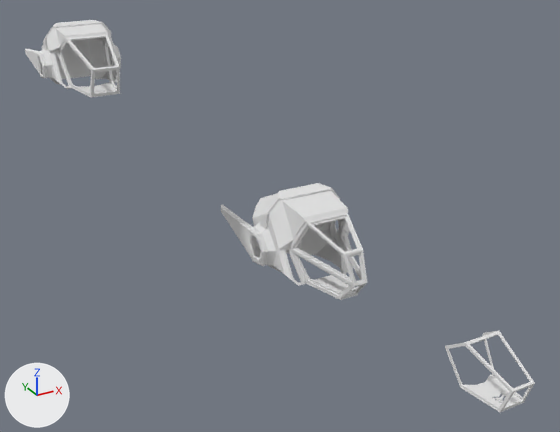
The Blender file 3d_design/helmet/blender/5UN.blend as it was, and as the next commit left it.
Before and after are seen from a 50 mm camera at (-1134.0, -1906.0, 1039.0) aimed at (-262.0, -320.0, 246.0). Arrows for +X, +Y and +Z are at lower left; the lights stay in place. The picture after the commit comes second.

The older version as bpy lines, for what is in view:
```python
me_protogen_head_whole_001 = bpy.data.meshes.new('protogen_head_whole.001')
me_protogen_head_whole_001.from_pydata(...)  # 108 vertices, 186 faces; spans x -89.0..0.0, y -68.0..113.0, z -20.0..273.0
me_protogen_head_whole_004 = bpy.data.meshes.new('protogen_head_whole.004')
me_protogen_head_whole_004.from_pydata(...)  # 411 vertices, 632 faces; spans x -168.0..0.0, y -95.0..145.0, z -235.0..230.0
me_protogen_head_whole_005 = bpy.data.meshes.new('protogen_head_whole.005')
me_protogen_head_whole_005.from_pydata(...)  # 325 vertices, 611 faces; spans x -175.0..0.0, y -95.0..145.0, z -210.0..273.0
ob_protogen_head_whole_001 = bpy.data.objects.new('protogen_head_whole.001', me_protogen_head_whole_001)
ob_protogen_head_whole_001.location = (0.0, -758.0, 0.0)
ob_protogen_head_whole_001.rotation_euler = (1.571, 0.0, 0.0)  # degrees (90, 0, 0)
ob_protogen_head_whole_001.scale = (0.666, 0.666, 0.666)
_m = ob_protogen_head_whole_001.modifiers.new('Mirror', 'MIRROR')
_m.use_clip = True
ob_protogen_head_whole_002 = bpy.data.objects.new('protogen_head_whole.002', me_protogen_head_whole_005)
ob_protogen_head_whole_002.location = (-588.0, 180.0, 573.0)
ob_protogen_head_whole_002.rotation_euler = (1.571, 0.0, 0.0)  # degrees (90, 0, 0)
ob_protogen_head_whole_002.scale = (0.716, 0.716, 0.716)
_m = ob_protogen_head_whole_002.modifiers.new('Mirror', 'MIRROR')
_m.use_clip = True
ob_protogen_head_whole_003 = bpy.data.objects.new('protogen_head_whole.003', me_protogen_head_whole_004)
ob_protogen_head_whole_003.location = (0.0, -58.0, -12.0)
ob_protogen_head_whole_003.rotation_euler = (1.571, 0.0, 0.0)  # degrees (90, 0, 0)
ob_protogen_head_whole_003.scale = (1.14, 1.14, 1.14)
_m = ob_protogen_head_whole_003.modifiers.new('Mirror', 'MIRROR')
_m.use_clip = True
```
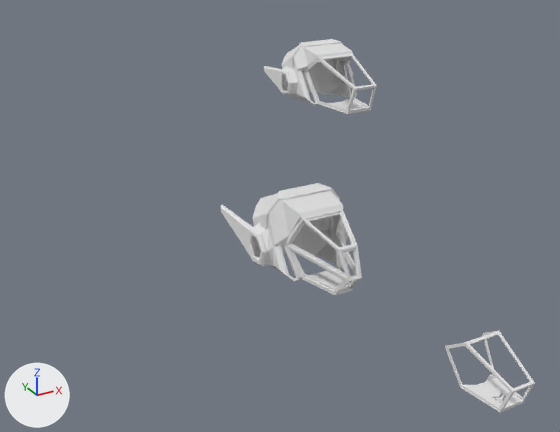
Commit message: slight adjustments

What differs and where, as boxes [x1, y1, x2, y2] in the pictures (560 x 432 px; the box of a moved part takes in the faces that stretch with it):
'protogen_head_whole.003', reshaped: before [221, 183, 368, 300]; after [221, 183, 362, 295]
'protogen_head_whole.002', moved: before [25, 20, 121, 97]; after [264, 39, 377, 114]
part 1 of me_protogen_head_whole_004, moved or reshaped: before [263, 191, 368, 300]; after [263, 191, 362, 295]

Diff of the bpy script that builds the scene:
```diff
--- a/3d_design/helmet/blender/5UN.blend.py
+++ b/3d_design/helmet/blender/5UN.blend.py
@@ me_protogen_head_whole_004 @@
 # used by ob_protogen_head_whole_003; location = (0.0, -58.0, -12.0); rotation_euler = (1.571, 0.0, 0.0), in degrees (90, 0, 0); scale = (1.14, 1.14, 1.14)
-me_protogen_head_whole_004.from_pydata(...)  # 411 vertices, 632 faces; spans x -168.0..0.0, y -95.0..145.0, z -235.0..230.0
+me_protogen_head_whole_004.from_pydata(...)  # 411 vertices, 630 faces; spans x -168.0..0.0, y -95.0..145.0, z -235.0..205.0
+# me_protogen_head_whole_004 part 1
+# 2 faces are deleted
+# 90 vertices in x -92.0..0.0, y -70.0..120.0, z 4.0..227.0 move by (0.0, 1.0, -24.0)
+# 73 vertices in x -109.0..0.0, y -70.0..121.0, z -6.0..224.0 move by (0.0, 2.0, -24.0)
+# 57 vertices in x -109.0..0.0, y -73.0..109.0, z -7.0..230.0 move by (0.0, 2.0, -25.0)
+# 39 vertices in x -104.0..0.0, y -67.0..104.0, z 1.0..217.0 move by (0.0, 1.0, -25.0)
+# 4 vertices move from x -124.0..-104.0, y 1.0..6.0, z -33.0..-10.0 to x -124.0..-104.0, y 2.0..8.0, z -34.0..-30.0
@@ ob_protogen_head_whole_002 @@
 ob_protogen_head_whole_002 = bpy.data.objects.new('protogen_head_whole.002', me_protogen_head_whole_005)
-ob_protogen_head_whole_002.location = (-588.0, 180.0, 573.0)
+ob_protogen_head_whole_002.location = (35.0, -55.0, 502.0)
 ob_protogen_head_whole_002.rotation_euler = (1.571, 0.0, 0.0)  # degrees (90, 0, 0)
```
